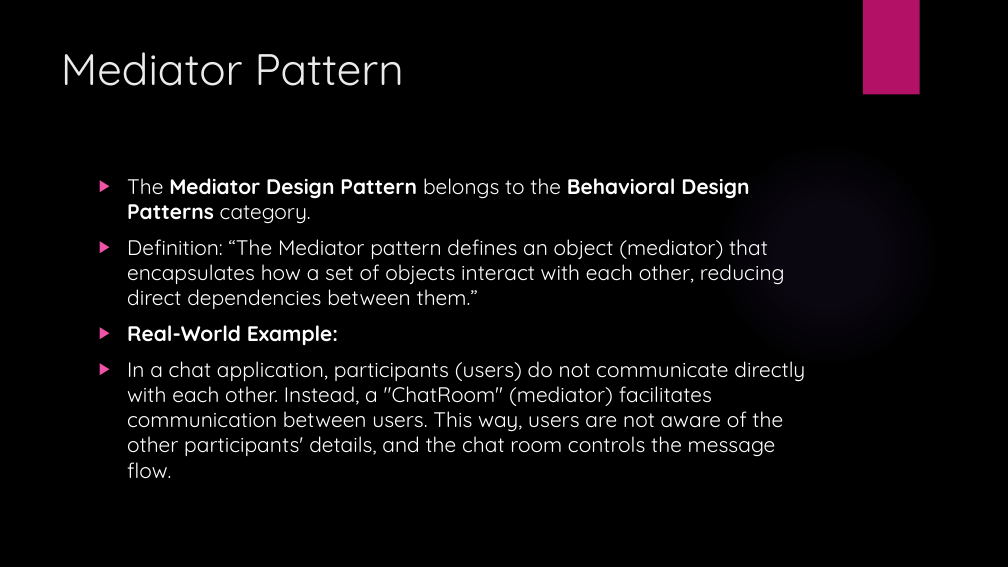
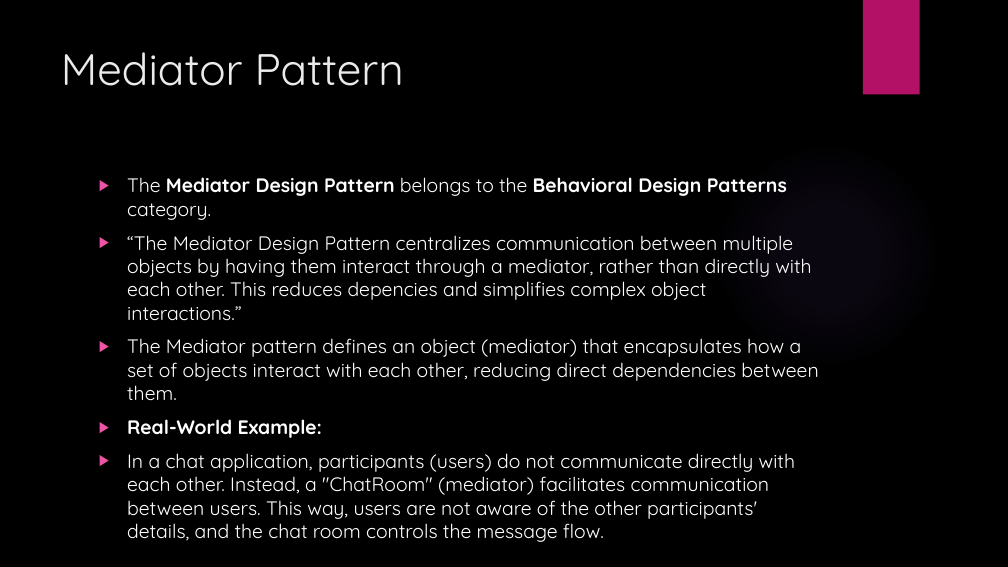
Before and after one commit to coderameen/Software-Architecture-and-Design-Patterns-in-Python-and-StarUML-Tool, a slide deck: slide 32 of Software Design Patterns PPT.pptx (slide 16 before the commit). Drawn at 1008x567 pixels with LibreOffice and Linux fonts; fonts in the diff are those of the drawing; background and template pictures are left out. Boxes give left, top, right and bottom in pixels: in the first picture for what was removed or moved away, otherwise in the second. Text is boxed around its words. In the diff, an @@ line names an element or a change of style, - is before the commit and + after.

Commit message:
added Design pattern PPT

```diff
--- a/Software Design Patterns PPT.pptx
+++ b/Software Design Patterns PPT.pptx
@@ text at (x1=127, y1=177, x2=795, y2=519): size 20 to 18.5 pt in "The Mediator Design Pattern belongs to the ...", "Real-World Example:", "In a chat application, participants (users) do ..." @@
@@ text at (x1=127, y1=235, x2=818, y2=400): text changed; size 20 to 18.5 pt @@
-▶ Definition: “The Mediator pattern defines an object (mediator) that encapsulates how a set of objects interact with each other, reducing direct dependencies between them.”
+▶ “The Mediator Design Pattern centralizes communication between multiple objects by having them interact through a mediator, rather than directly with each other. This reduces depencies and simplifies complex object interactions.”
+▶ The Mediator pattern defines an object (mediator) that encapsulates how a set of objects interact with each other, reducing direct dependencies between them.
```
Also in this commit, not shown: 5 other slides changed, 16 slides added.
